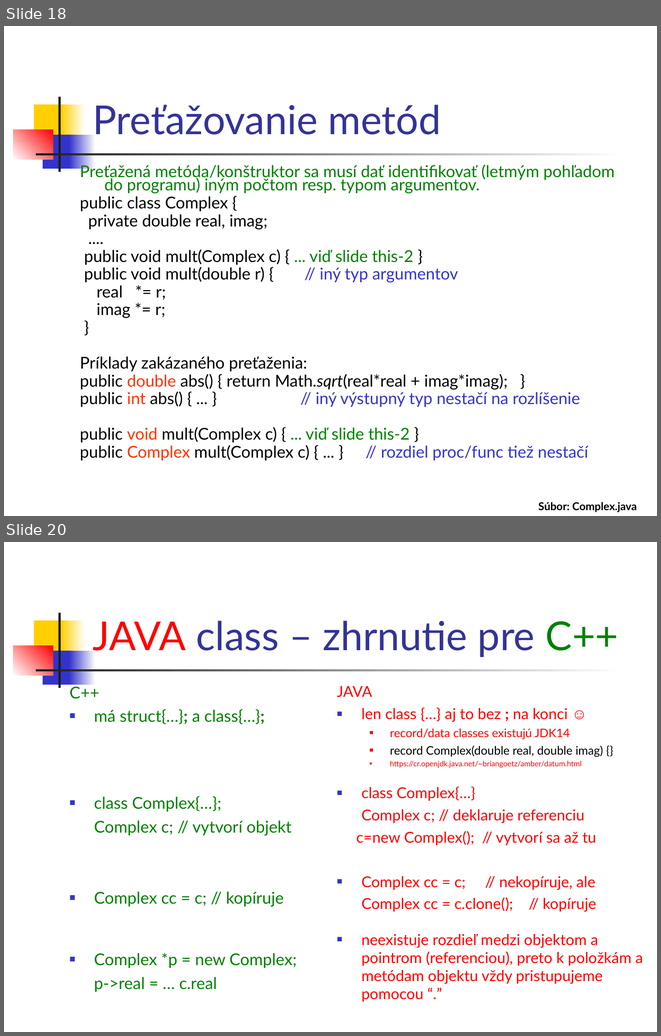
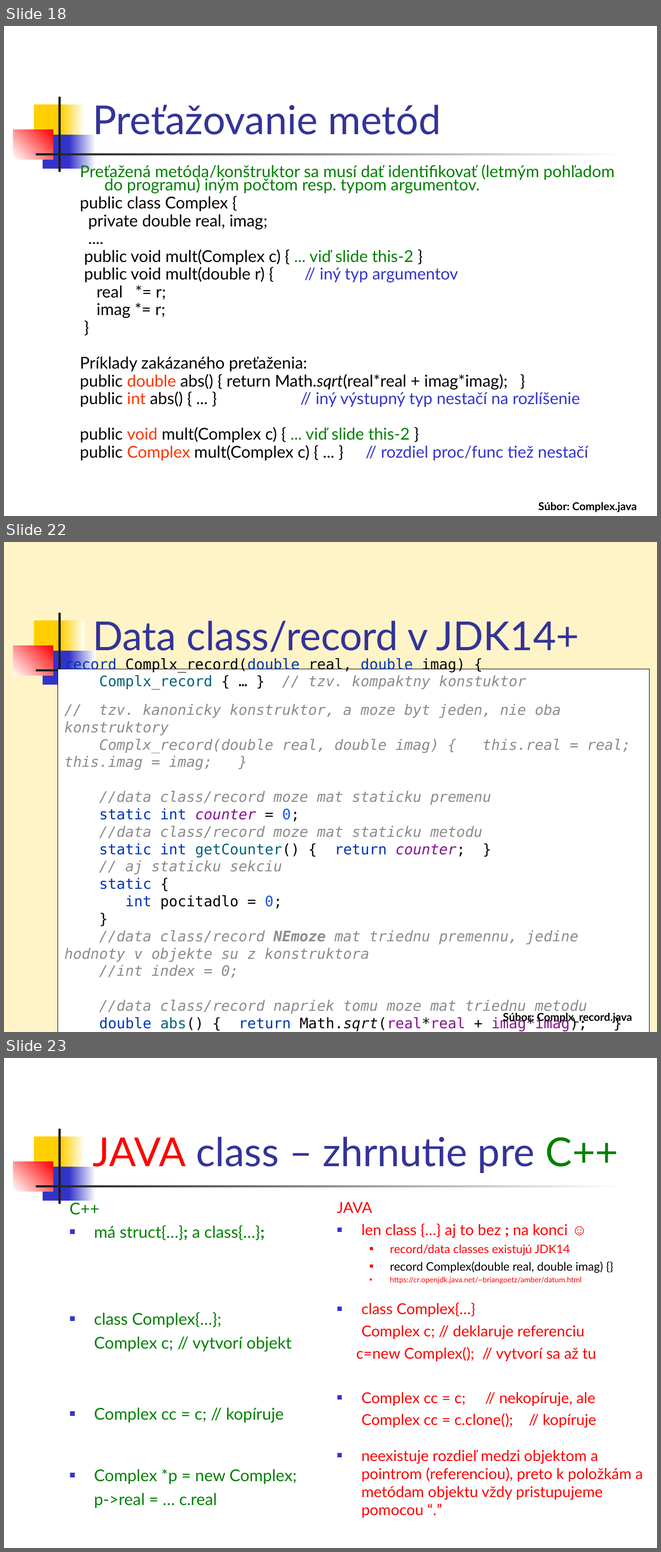
Before and after one commit to Programovanie4/Prednasky, a slide deck: 03/03_java.ppt. Shown one above the other, each under a label of ours: slides 18 and 20 before the commit, slides 18, 22 and 23 after it; the slides between them are not shown. The pictures are 661x1036 and 661x1552 pixels, drawn with LibreOffice and Linux fonts; fonts in the diff are those of the drawing. Boxes give left, top, right and bottom in pixels: in the first picture for what was removed or moved away, otherwise in the second. Text is boxed around its words. In the diff, an @@ line names an element or a change of style, - is before the commit and + after.

```diff
--- a/03/03_java.ppt
+++ b/03/03_java.ppt
@@ slide 22 added at box(4, 542, 657, 1032), background #FFF4C8; not listed: 7 template elements that a slide beside it also shows @@
@@ title added at box(93, 620, 580, 657), 44 pt, text #333399 @@
+Data class/record v JDK14+
@@ rectangle added at box(58, 669, 650, 1032), fill #FFFFFF, outline #000000 0.74 pt, 16 pt, text #8C8C8C, italic @@
+record Complx_record(double real, double imag) {
+Complx_record { … } // tzv. kompaktny konstuktor
+// tzv. kanonicky konstruktor, a moze byt jeden, nie oba konstruktory
+Complx_record(double real, double imag) { this.real = real; this.imag = imag; }
+//data class/record moze mat staticku premenu
+static int counter = 0;
+//data class/record moze mat staticku metodu
+static int getCounter() { return counter; }
+// aj staticku sekciu
+static {
+int pocitadlo = 0;
+}
+//data class/record NEmoze mat triednu premennu, jedine hodnoty v objekte su z konstruktora
+//int index = 0;
+//data class/record napriek tomu moze mat triednu metodu
+double abs() { return Math.sqrt(real*real + imag*imag); }
+}
@@ text added at box(503, 1012, 632, 1023), 12 pt, text #000000, bold @@
+Súbor: Complx_record.java
@@ what was slide 20 is now slide 23 @@
```
Also in this commit, not shown: 4 slides changed, 1 other file.
